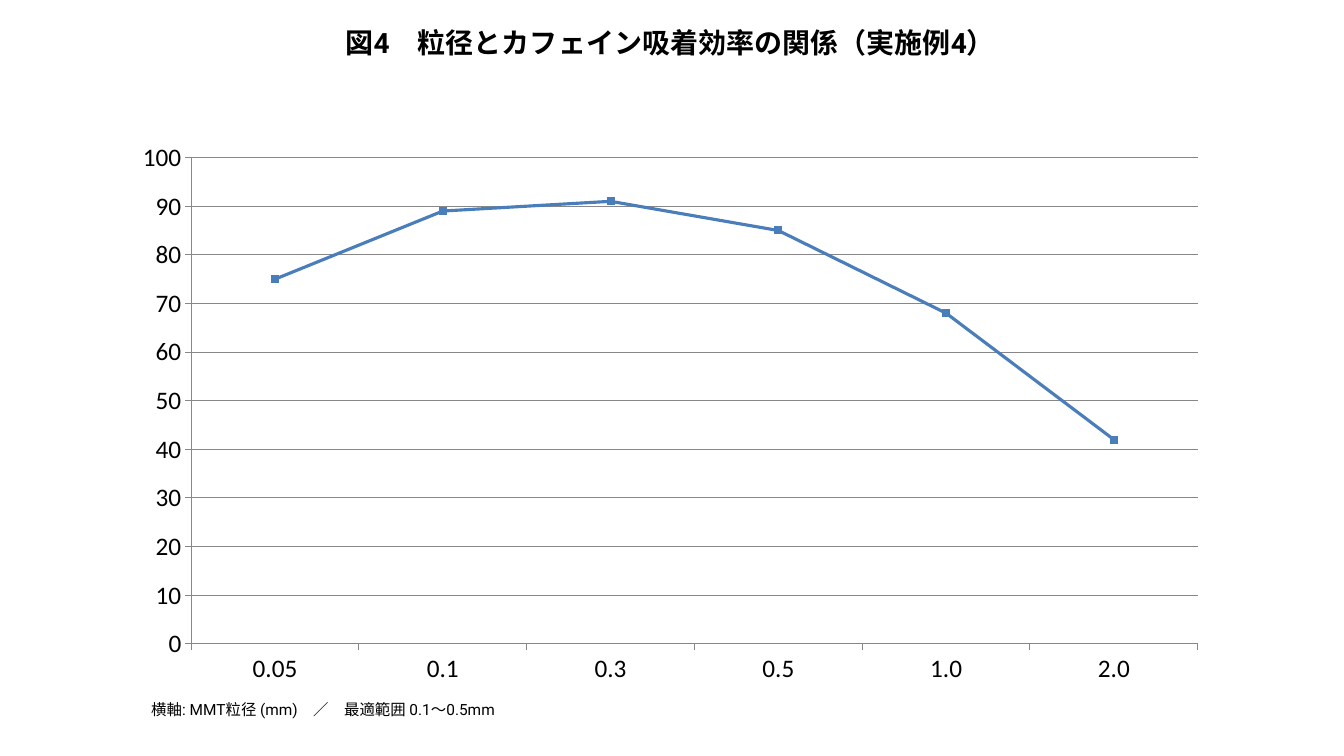
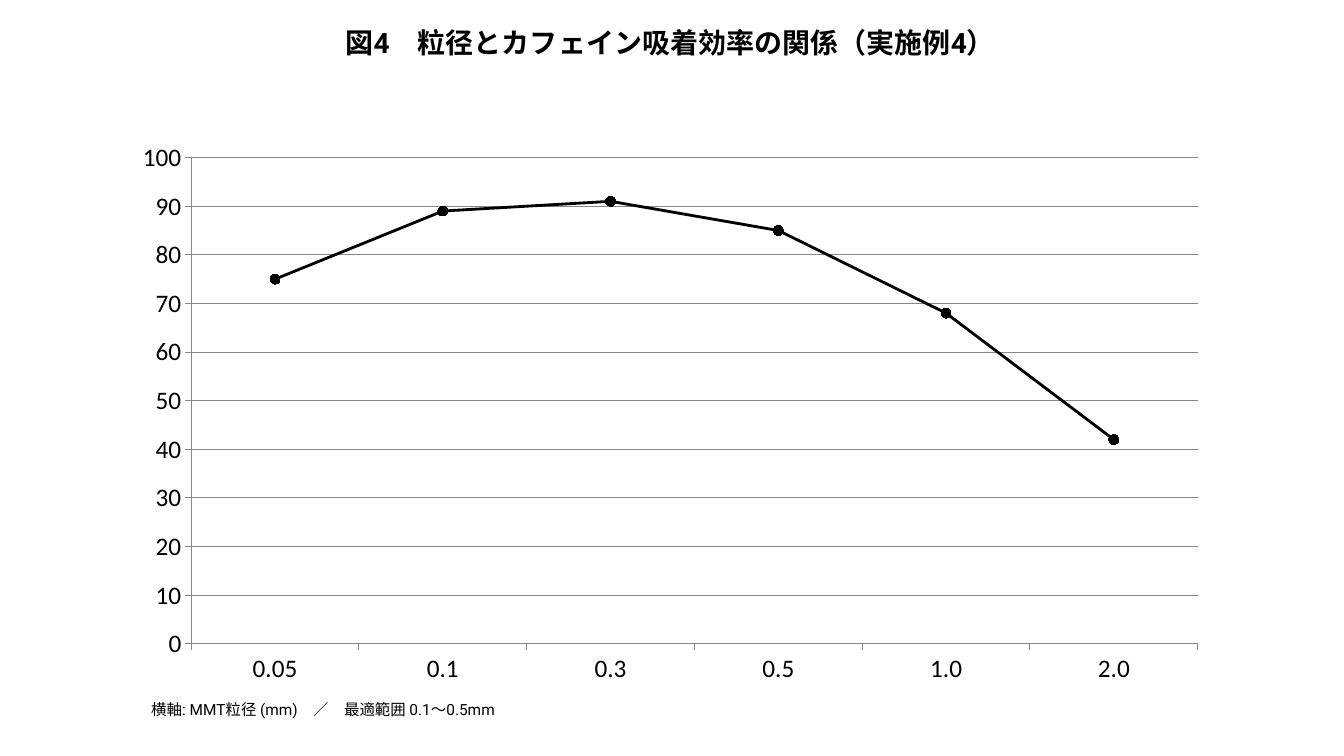
Before and after one commit to bougtoir/medical-accident-its-analysis, a slide deck: slide 4 of montmorillonite_decaf/patent_figures.pptx. Drawn at 1344x756 pixels with LibreOffice and Linux fonts; fonts in the diff are those of the drawing. Boxes give left, top, right and bottom in pixels: in the first picture for what was removed or moved away, otherwise in the second. Text is boxed around its words. In the diff, an @@ line names an element or a change of style, - is before the commit and + after.

```diff
--- a/montmorillonite_decaf/patent_figures.pptx
+++ b/montmorillonite_decaf/patent_figures.pptx
@@ line chart at bbox=[121, 131, 1220, 696] @@
@@ colour of Series 1 #4F81BD to #000000 @@
```
Also in this commit, not shown: 4 other slides changed, 9 other files.
